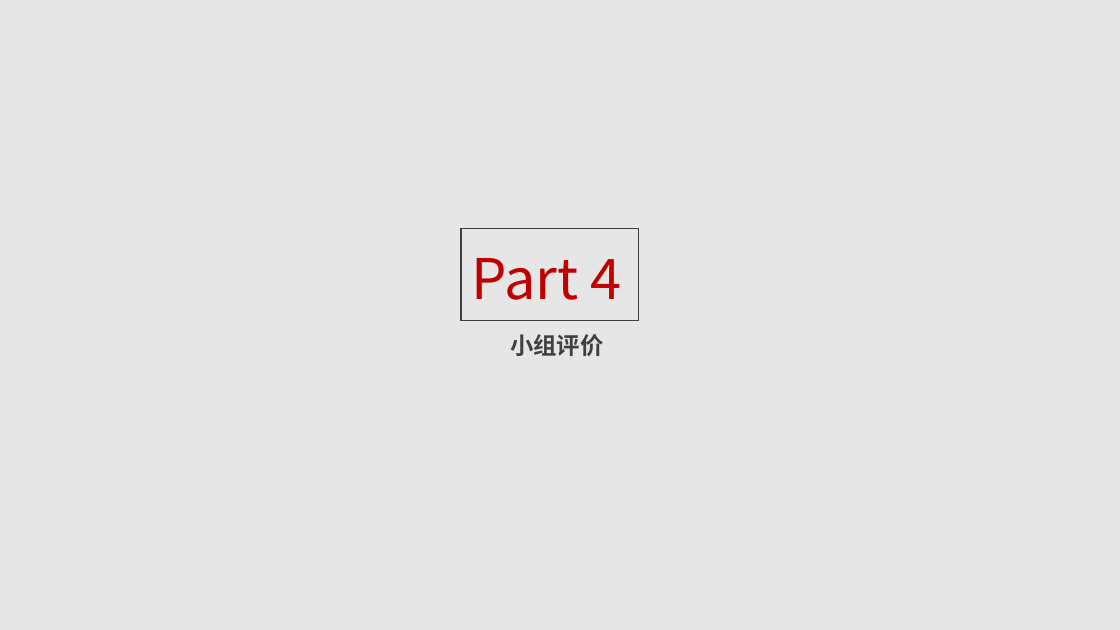
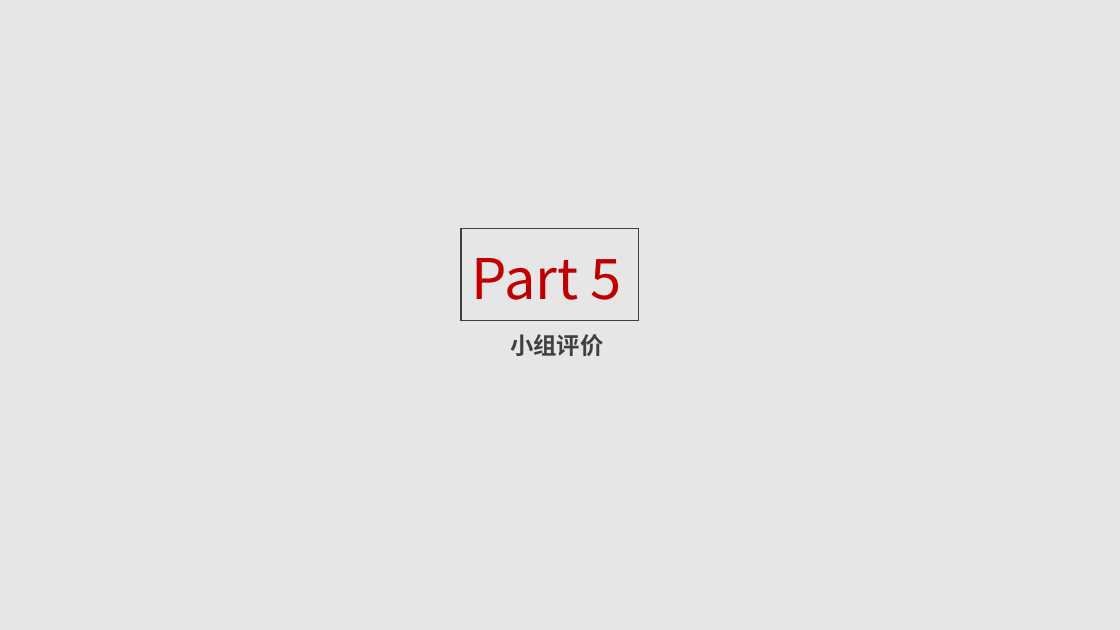
Before and after one commit to G03-LHL/SE2018--G03, a slide deck: slide 25 of 604/SE2018春-G03-测试阶段PPT.pptx (slide 24 before the commit). Drawn at 1120x630 pixels with LibreOffice and Linux fonts; fonts in the diff are those of the drawing. Boxes give left, top, right and bottom in pixels: in the first picture for what was removed or moved away, otherwise in the second. Text is boxed around its words. In the diff, an @@ line names an element or a change of style, - is before the commit and + after.

```diff
--- a/604/SE2018春-G03-测试阶段PPT.pptx
+++ b/604/SE2018春-G03-测试阶段PPT.pptx
@@ text at bbox=[471, 258, 622, 300]: text changed @@
-Part 4
+Part 5
```
Also in this commit, not shown: 8 other slides changed, 1 slide added.
